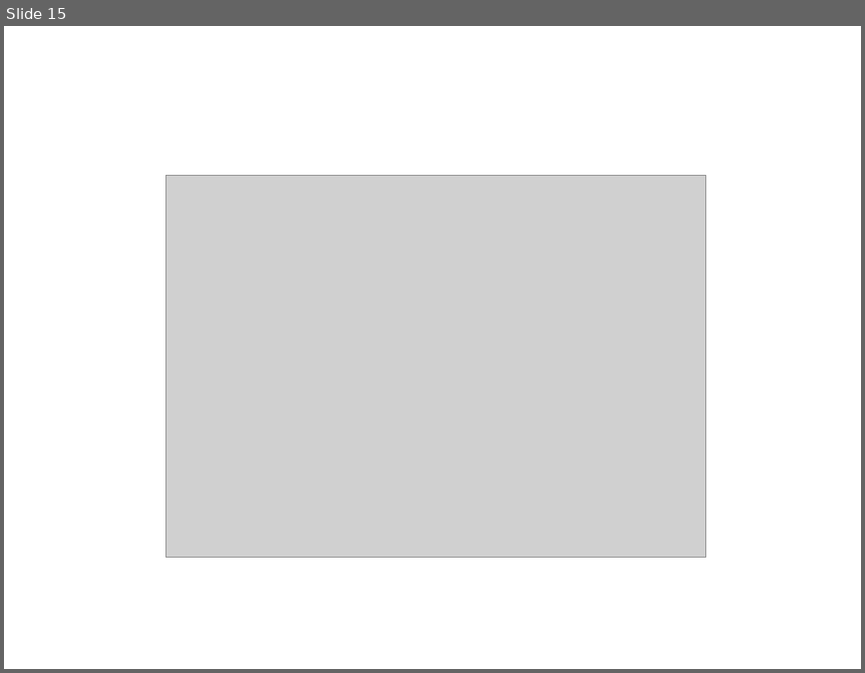
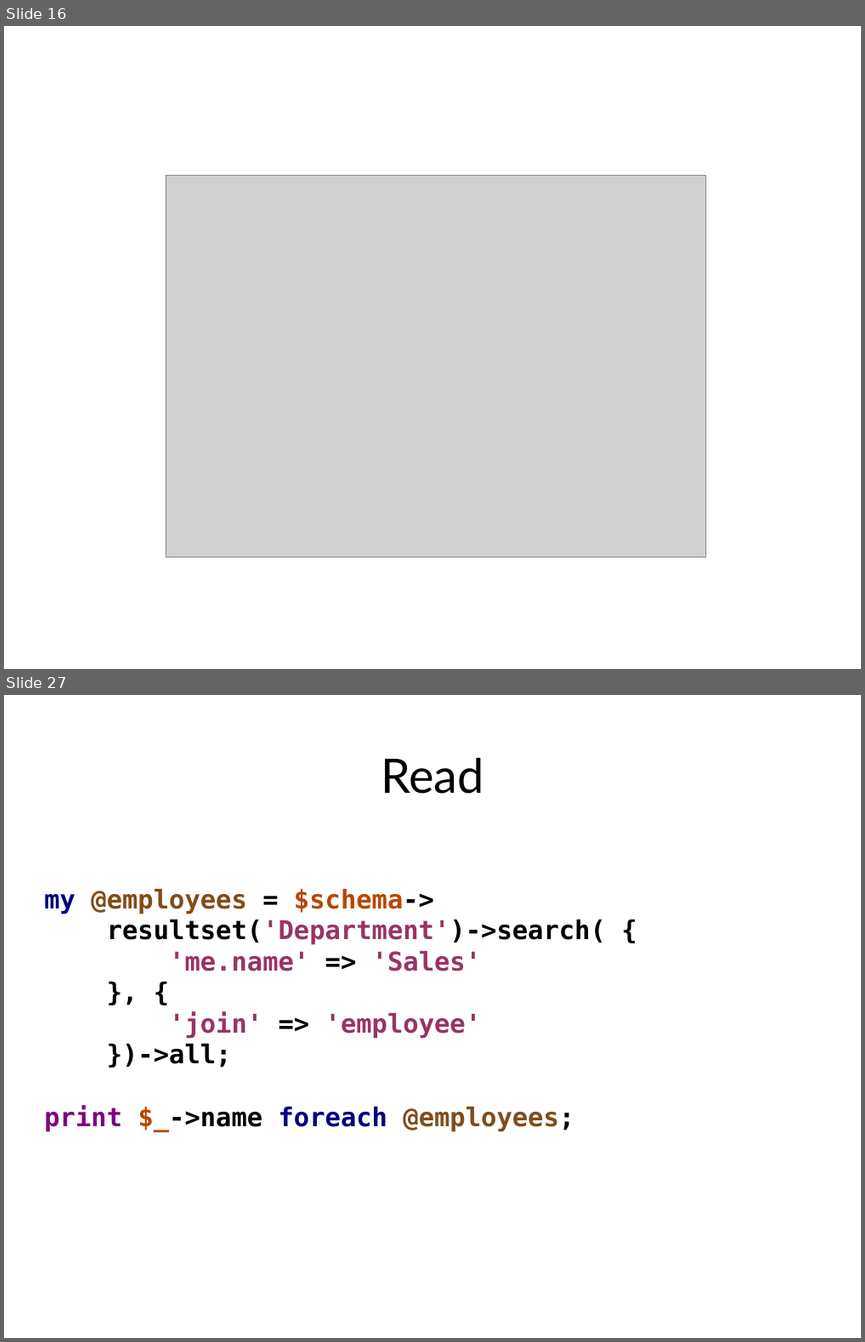
Before and after one commit to erezschatz/Presentation, a slide deck: dbix-class.odp. Shown one above the other, each under a label of ours: slide 15 before the commit, slides 16 and 27 after it; the slides between them are not shown. The pictures are 865x673 and 865x1342 pixels, drawn with LibreOffice and Linux fonts; fonts in the diff are those of the drawing; grey boxes stand for pictures. Boxes give left, top, right and bottom in pixels: in the first picture for what was removed or moved away, otherwise in the second. Text is boxed around its words. In the diff, an @@ line names an element or a change of style, - is before the commit and + after.

```diff
--- a/dbix-class.odp
+++ b/dbix-class.odp
@@ slide 27 added at (x1=4, y1=695, x2=861, y2=1338), background #FFFFFF @@
@@ title added at (x1=381, y1=758, x2=484, y2=794), 44 pt, text #000000 @@
+Read
@@ text added at (x1=44, y1=888, x2=606, y2=1131), 24 pt, text #000000, bold @@
+my @employees = $schema->
+resultset('Department')->search( {
+'me.name' => 'Sales'
+}, {
+'join' => 'employee'
+})->all;
+print $_->name foreach @employees;
@@ what was slide 15 is now slide 16 @@
```
Also in this commit, not shown: 6 slides changed, 9 other slides added, 2 other files.
